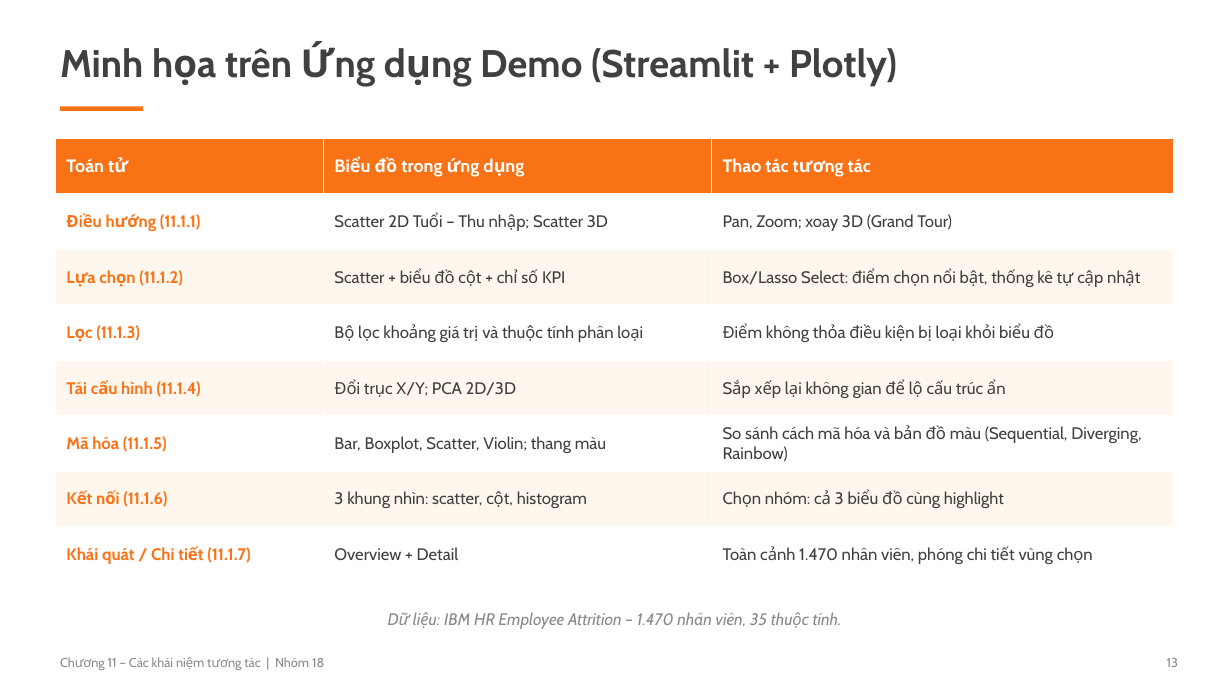
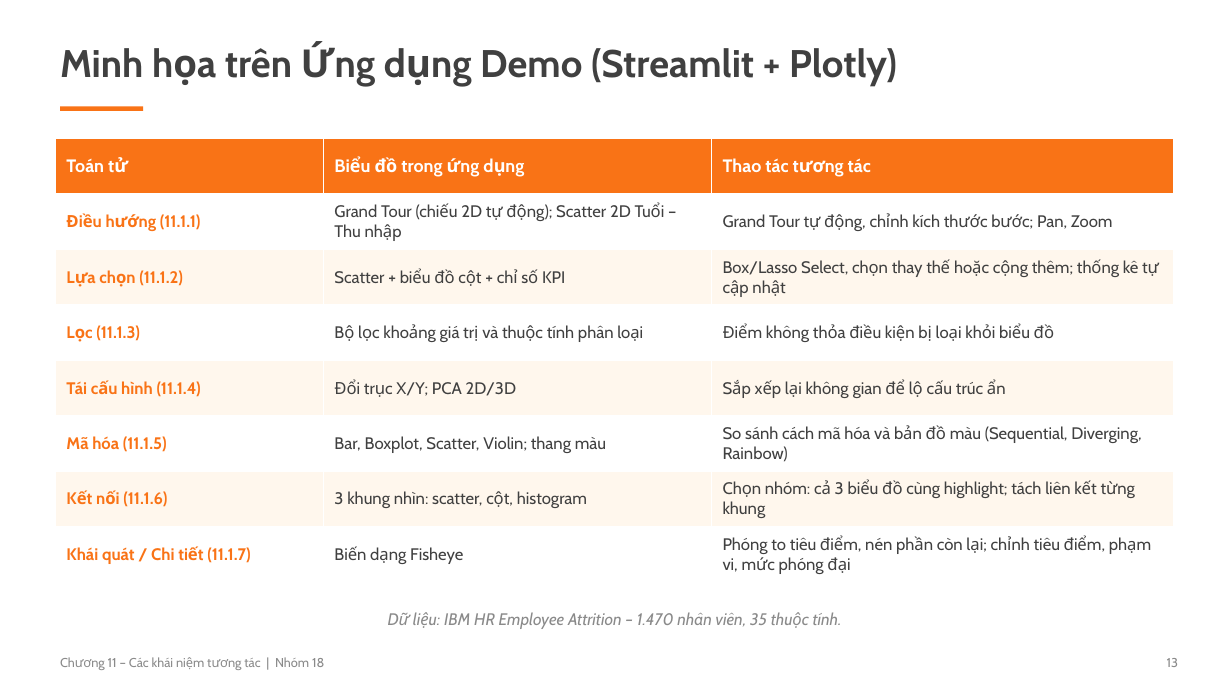
Before and after one commit to ChuThanhDung/GKTQH, a slide deck: slide 13 of Slide_nhom18_GK_moi.pptx. Drawn at 1232x693 pixels with LibreOffice and Linux fonts; fonts in the diff are those of the drawing. Boxes give left, top, right and bottom in pixels: in the first picture for what was removed or moved away, otherwise in the second. Text is boxed around its words. In the diff, an @@ line names an element or a change of style, - is before the commit and + after.

Commit message:
Fix slides 8, 11, 13 to match the book and current demo
- Slide 8: resampling example belongs to data structure space (Fig. 11.6)
- Slide 11: blender = handling space touched by more than one interaction
- Slide 13: table updated for automatic Grand Tour, fisheye, replace/add selection, unlink views
- Ignore PowerPoint lock files

```diff
--- a/Slide_nhom18_GK_moi.pptx
+++ b/Slide_nhom18_GK_moi.pptx
@@ table at [55, 139, 1174, 582] @@
-row 2, column 2: Scatter 2D Tuổi – Thu nhập; Scatter 3D
+row 2, column 2: Grand Tour (chiếu 2D tự động); Scatter 2D Tuổi – Thu nhập
-row 2, column 3: Pan, Zoom; xoay 3D (Grand Tour)
+row 2, column 3: Grand Tour tự động, chỉnh kích thước bước; Pan, Zoom
-row 3, column 3: Box/Lasso Select: điểm chọn nổi bật, thống kê tự cập nhật
+row 3, column 3: Box/Lasso Select, chọn thay thế hoặc cộng thêm; thống kê tự cập nhật
-row 7, column 3: Chọn nhóm: cả 3 biểu đồ cùng highlight
+row 7, column 3: Chọn nhóm: cả 3 biểu đồ cùng highlight; tách liên kết từng khung
-row 8, column 2: Overview + Detail
+row 8, column 2: Biến dạng Fisheye
-row 8, column 3: Toàn cảnh 1.470 nhân viên, phóng chi tiết vùng chọn
+row 8, column 3: Phóng to tiêu điểm, nén phần còn lại; chỉnh tiêu điểm, phạm vi, mức phóng đại
```
Also in this commit, not shown: 4 other slides changed, 1 other file.
